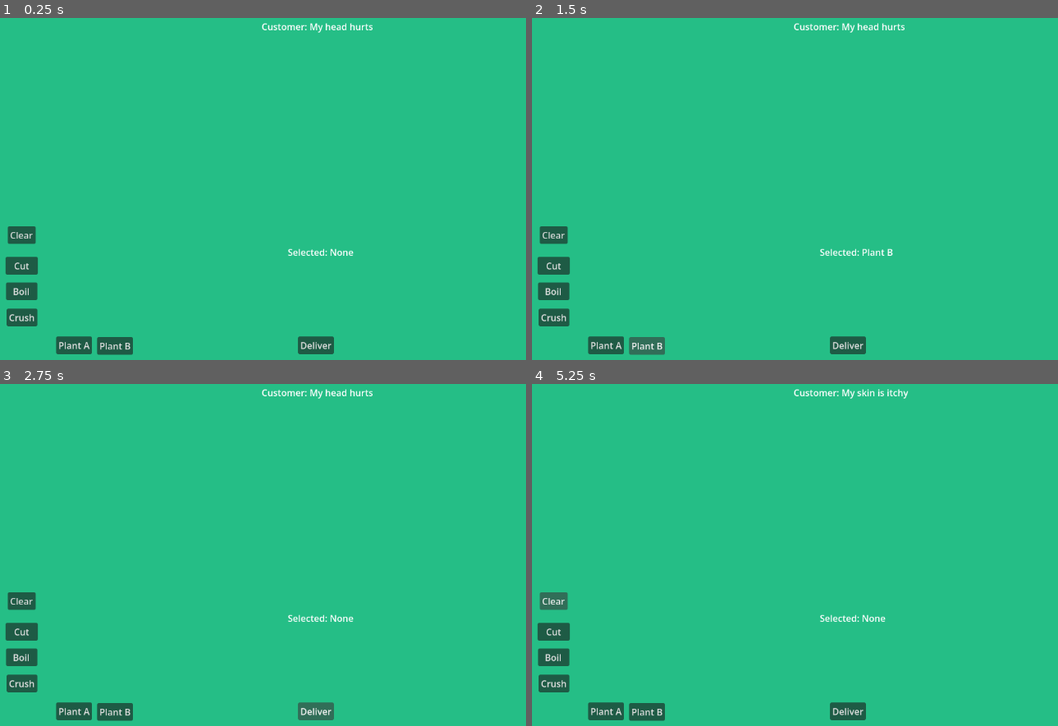
Above: before the commit, frames 1-4 (two rows, left to right).
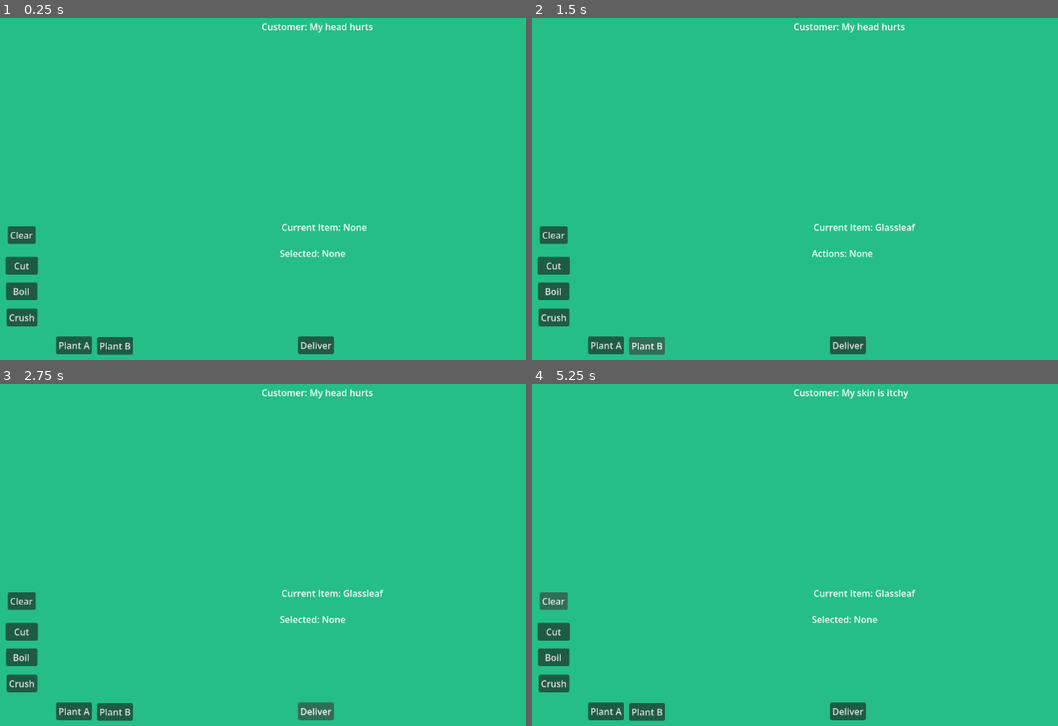
Above: after the commit, the same moments.

Repository: ErrorCodeTaken/alchemist-game
Game: Godot game, scene res://main.tscn
The game is run twice, just before and just after one commit, with the same random seed, the same clock (stepped at 60 frames per second) and the same inputs.
Inputs:
- Up to frame 1 (0.25 s): no input
- Up to frame 2 (1.5 s): click "Plant A" at 0.5 s; click "Plant B" at 1.25 s
- Up to frame 3 (2.75 s): click "Deliver" at 2 s
- Up to frame 4 (5.25 s): click "Crush" at 2.75 s; click "Boil" at 3.5 s; click "Cut" at 4.25 s; click "Clear" at 5 s

The runs differ from the first frame. In frame 1, 0.4% of the frame differs, in the area x 53-70%, y 60-71%; in frame 2, 0.4%, in the area x 53-73%, y 60-71%; in frame 3, 0.4%; in frame 4, 0.4%.

Commit message:
Add item state system and enforce cut→crush flow
Introduced a player-facing item state system using ItemLabel to display the current form of the selected ingredient (e.g. Glassleaf Paste, Willow Tea). Separated item identity from action history while keeping actions visible for debugging.

Implemented logical preparation flow by requiring ingredients to be cut before crushing, aligning with real-world behavior and simplifying state combinations.

Added update_item_label() to dynamically map action sequences to meaningful item names for both Willow Bark and Glassleaf.

Diff:
--- a/main.gd
+++ b/main.gd
@@ -29,7 +29,8 @@
 		return
 
 	selected_plant = "A"
-	$SelectionLabel.text = "Selected: Plant A"
+	$ItemLabel.text = "Current Item: Willow Bark"
+	$SelectionLabel.text = "Actions: None"
 
 
 func _on_plant_b_pressed() -> void:
@@ -37,7 +38,8 @@
 		return
 
 	selected_plant = "B"
-	$SelectionLabel.text = "Selected: Plant B"
+	$ItemLabel.text = "Current Item: Glassleaf"
+	$SelectionLabel.text = "Actions: None"
 
 func get_action_history_text() -> String:
 	if actions.size() == 0:
@@ -99,6 +101,7 @@
 
 		selected_plant = ""
 		actions.clear()
+		$ItemLabel.text = "Current Item: None"
 		$SelectionLabel.text = "Actions: None"
 		await get_tree().create_timer(3).timeout
 		show_request()
@@ -142,13 +145,50 @@
 	is_busy = false
 
 
+func update_item_label() -> void:
+	if selected_plant == "A":
+		if "boil" in actions:
+			if actions.find("boil") == 0:
+				$ItemLabel.text = "Current Item: Weak Willow Infusion"
+			elif "crush" in actions:
+				$ItemLabel.text = "Current Item: Willow Tea"
+			elif "cut" in actions:
+				$ItemLabel.text = "Current Item: Rough Willow Tea"
+			else:
+				$ItemLabel.text = "Current Item: Weak Willow Infusion"
+		elif "crush" in actions:
+			$ItemLabel.text = "Current Item: Crushed Willow Bark"
+		elif "cut" in actions:
+			$ItemLabel.text = "Current Item: Willow Bark Cuttings"
+		else:
+			$ItemLabel.text = "Current Item: Willow Bark"
+
+	elif selected_plant == "B":
+		if "boil" in actions:
+			$ItemLabel.text = "Current Item: Ruined Glassleaf Gel"
+		elif "crush" in actions:
+			$ItemLabel.text = "Current Item: Glassleaf Paste"
+		elif "cut" in actions:
+			$ItemLabel.text = "Current Item: Opened Glassleaf"
+		else:
+			$ItemLabel.text = "Current Item: Glassleaf"
+
 
 func _on_crush_pressed() -> void:
 	if is_busy:
+		return
+
+	if selected_plant == "":
+		$SelectionLabel.text = "Select a plant first"
+		return
+
+	if not "cut" in actions:
+		$SelectionLabel.text = "You need to cut it first"
 		return
 
 	actions.append("crush")
 	$SelectionLabel.text = "Actions: " + ", ".join(actions).capitalize()
+	update_item_label()
 
 
 func _on_boil_pressed() -> void:
@@ -157,7 +197,7 @@
 
 	actions.append("boil")
 	$SelectionLabel.text = "Actions: " + ", ".join(actions).capitalize()
-
+	update_item_label()
 
 func _on_cut_pressed() -> void:
 	if is_busy:
@@ -165,7 +205,7 @@
 
 	actions.append("cut")
 	$SelectionLabel.text = "Actions: " + ", ".join(actions).capitalize()
-
+	update_item_label()
 
 func _on_clear_actions_pressed() -> void:
 	if is_busy:
--- a/main.tscn
+++ b/main.tscn
@@ -54,10 +54,10 @@
 
 [node name="SelectionLabel" type="Label" parent="." unique_id=451169417]
 layout_mode = 0
-offset_left = 510.0
-offset_top = 425.0
-offset_right = 626.0
-offset_bottom = 448.0
+offset_left = 496.0
+offset_top = 427.0
+offset_right = 612.0
+offset_bottom = 450.0
 text = "Selected: None"
 
 [node name="Crush" type="Button" parent="." unique_id=2026100934]
@@ -93,6 +93,14 @@
 text = "Clear
 "
 
+[node name="ItemLabel" type="Label" parent="." unique_id=972129688]
+layout_mode = 0
+offset_left = 499.0
+offset_top = 381.0
+offset_right = 649.0
+offset_bottom = 404.0
+text = "Current Item: None"
+
 [connection signal="pressed" from="PlantA" to="." method="_on_plant_a_pressed"]
 [connection signal="pressed" from="PlantB" to="." method="_on_plant_b_pressed"]
 [connection signal="pressed" from="Deliver" to="." method="_on_deliver_pressed"]
